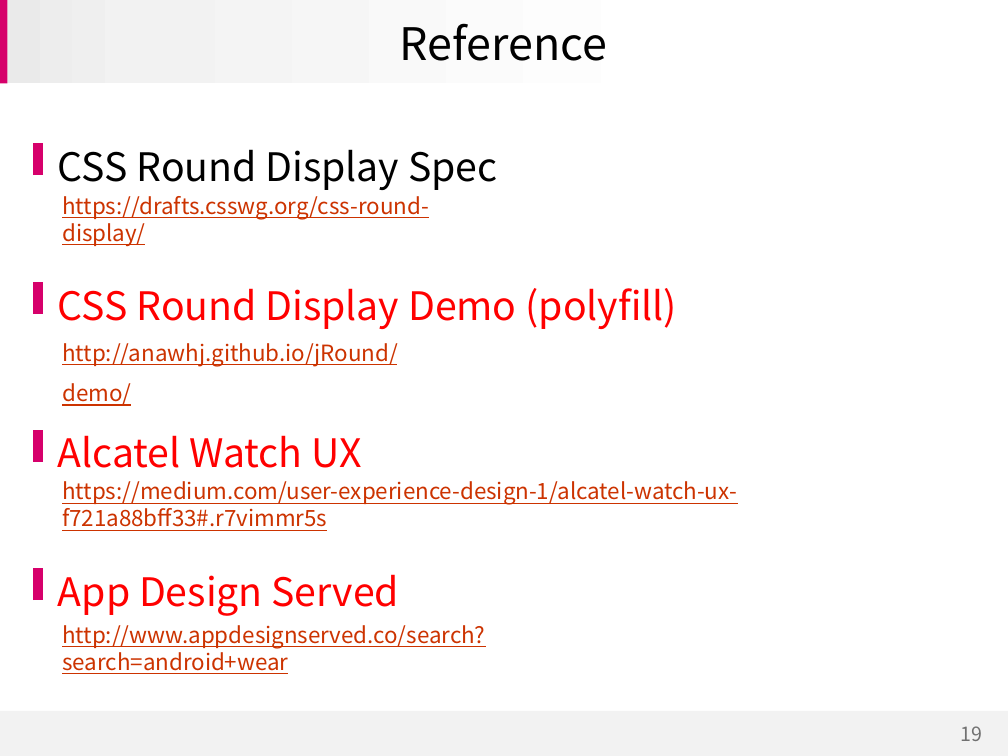
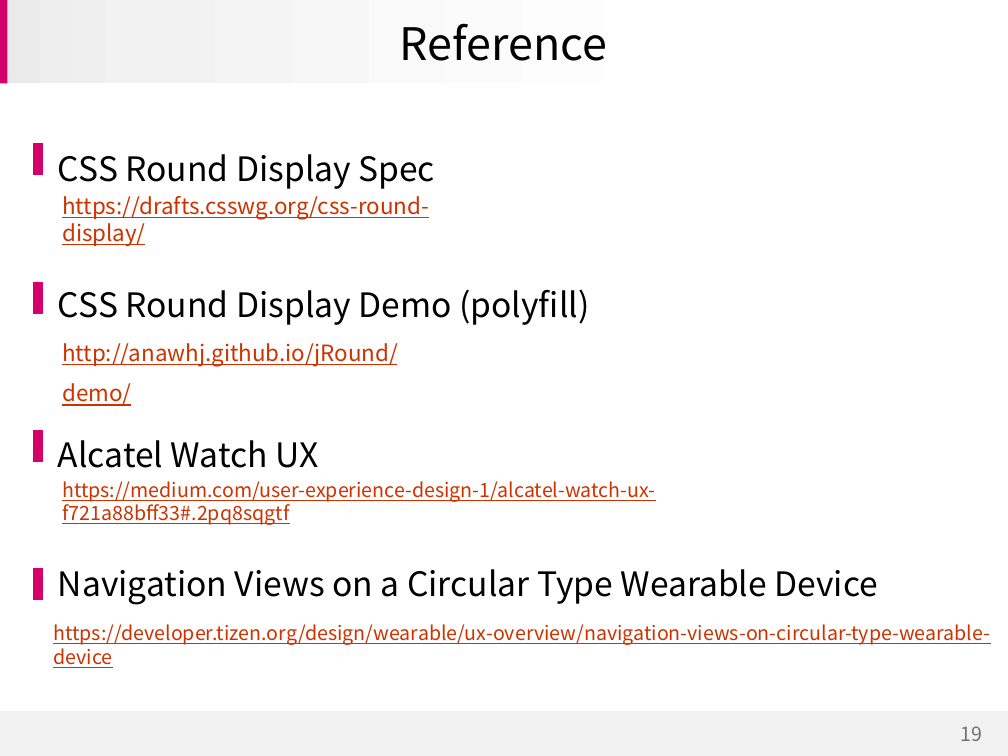
Before and after one commit to jihyerish/jhRoundDisplay, a slide deck: slide 19 of doc/CSS Round display for Dev Meetup in Sydney.pptx. Drawn at 1008x756 pixels with LibreOffice and Linux fonts; fonts in the diff are those of the drawing; background and template pictures are left out. Boxes give left, top, right and bottom in pixels: in the first picture for what was removed or moved away, otherwise in the second. Text is boxed around its words. In the diff, an @@ line names an element or a change of style, - is before the commit and + after.

```diff
--- a/doc/CSS Round display for Dev Meetup in Sydney.pptx
+++ b/doc/CSS Round display for Dev Meetup in Sydney.pptx
@@ text "CSS Round Display Spec" at (58, 154, 436, 189): size 28 to 24 pt @@
@@ text "CSS Round Display Demo (polyfill)" at (58, 289, 589, 325): size 28 to 24 pt, text colour #FF0000 to #000000 @@
@@ text "Alcatel Watch UX" at (58, 440, 318, 468): size 28 to 24 pt, text colour #FF0000 to #000000 @@
@@ text at (62, 481, 655, 525): text changed; size 16 to 14 pt @@
-https://medium.com/user-experience-design-1/alcatel-watch-ux-f721a88bff33#.r7vimmr5s
+https://medium.com/user-experience-design-1/alcatel-watch-ux-f721a88bff33#.2pq8sqgtf
@@ text at (58, 569, 879, 605): text changed; size 28 to 24 pt; text colour #FF0000 to #000000 @@
-App Design Served
+Navigation Views on a Circular Type Wearable Device
@@ text at (53, 624, 990, 668): text changed; size 16 to 14 pt @@
-http://www.appdesignserved.co/search?search=android+wear
+https://developer.tizen.org/design/wearable/ux-overview/navigation-views-on-circular-type-wearable-device
```
Also in this commit, not shown: 14 other slides changed, 2 other files.
